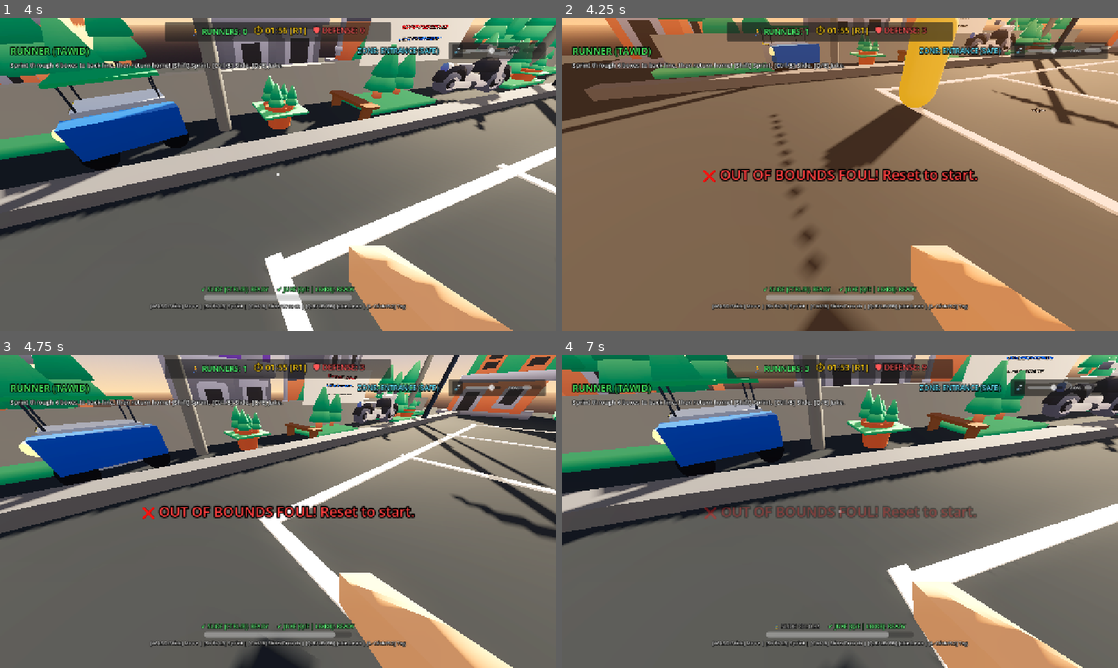
Above: before the commit, frames 1-4 (two rows, left to right).
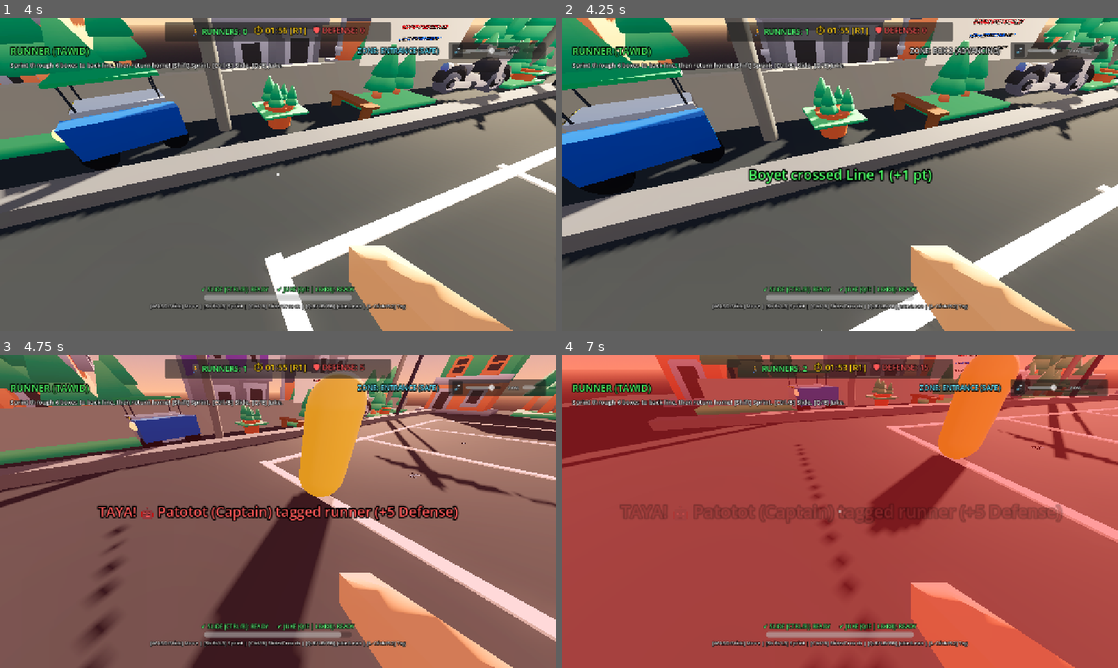
Above: after the commit, the same moments.

Repository: ExodusNeo/Patintero
Game: Godot game, scene res://src/ui/menu/main_menu.tscn
Same seed, same stepped clock (60 frames per second), same inputs: the game is played once before the commit and once after it.
Inputs (mouse positions are in pixels of both pictures, inside the frame that each line leads up to):
- Up to frame 1 (4 s): click "▶ Solo Test Mode (Instant Wal…" at 0.5 s; click "🔊" at 1.25 s; click "🔇" at 2 s; move the mouse to (305, 174) at 2.77 s; press the mouse at (305, 174) at 2.78 s; hold W (move_forward) from 2.78 s (still down); tap Space (jump) at 3.02, 3.77 s; move the mouse to (250, 174) at 3.52 s; release the mouse at (250, 174) at 3.53 s; tap Ctrl (crouch) at 3.6 s; click (250, 174) at 3.8 s
- Up to frame 2 (4.25 s): keep holding W (move_forward)
- Up to frame 3 (4.75 s): keep holding W (move_forward); move the mouse to (289, 505) at 4.27 s; hold Shift (sprint) from 4.28 s (still down); click (289, 505) at 4.55 s
- Up to frame 4 (7 s): keep holding W (move_forward); move the mouse to (834, 517) at 5.02 s; release Shift (sprint) at 5.03 s; click (834, 517) at 5.1 s; tap Space (jump) at 5.27, 6.02, 6.77 s; move the mouse to (878, 514) at 5.77 s; hold F (tag_key) 5.78-6.53 s; click (878, 514) at 6.05 s; move the mouse to (795, 508) at 6.52 s; tap C at 6.6 s; click (795, 508) at 6.8 s

Frame 1 is identical in both runs. In frame 2, 85% of the frame differs, in the area x 0-100%, y 0-100%; in frame 3, 80%; in frame 4, 97%.

Commit message:
fix(gameplay): enable guard mutual collision and rebalance out-of-bounds to keep runner in box without start reset

Diff:
--- a/src/arena/court/court.gd
+++ b/src/arena/court/court.gd
@@ -94,10 +94,16 @@
 		if child is CharacterBody3D and _is_runner(child):
 			var z_pos: float = child.global_position.z
 			var x_pos: float = child.global_position.x
-			# If runner is between entrance and back line, they must stay inside court boundary (|X| <= 5.5m)
+			# Inside the court boxes (Z from -0.2 to 15.2):
+			# Runner can play all the way to the chalk lines (|X| <= 5.4m).
+			# Touching the edge simply stops them at the boundary — zero progress loss, zero reset to start!
 			if z_pos >= -0.2 and z_pos <= 15.2:
-				if abs(x_pos) > 5.55:
-					_handle_out_of_bounds(child)
+				if abs(x_pos) > 5.4:
+					child.global_position.x = clamp(child.global_position.x, -5.35, 5.35)
+					child.velocity.x = 0.0
+			elif abs(x_pos) > 7.0:
+				child.global_position.x = clamp(child.global_position.x, -6.8, 6.8)
+				child.velocity.x = 0.0
 
 func _on_back_zone_entered(body: Node3D) -> void:
 	if not _is_runner(body):
@@ -138,26 +144,9 @@
 func _on_out_of_bounds_entered(body: Node3D) -> void:
 	if not _is_runner(body):
 		return
-	_handle_out_of_bounds(body)
-
-func _handle_out_of_bounds(body: Node3D) -> void:
-	var pid := _get_runner_id(body)
-	var p_name := _get_runner_name(body)
-
-	# Reset progress for this attempt
-	runner_progress[pid] = {
-		"outbound_tier": 0,
-		"inbound_tier": 0,
-		"has_reached_back": false
-	}
-
-	# Penalize runner by resetting position to staging area
-	if body.has_method("on_tagged"):
-		body.on_tagged()
-
-	out_of_bounds_triggered.emit(pid)
-	NetworkManager.trigger_foul(pid, "%s Stepped Out of Bounds!" % p_name)
-	GameManager.show_combat_banner("❌ OUT OF BOUNDS FOUL! Reset to start.", Color(1.0, 0.25, 0.25))
+	# Softly reposition to the sideline of the current box — progress is preserved!
+	body.global_position.x = clamp(body.global_position.x, -5.35, 5.35)
+	body.velocity.x = 0.0
 
 func _on_player_tagged_reset(_runner_name: String, _tagger: String) -> void:
 	# Reset progress for the tagged runner
--- a/src/arena/world/world.gd
+++ b/src/arena/world/world.gd
@@ -35,13 +35,9 @@
 				if child.has_method("on_tagged"):
 					child.on_tagged()
 
-func _on_player_foul(runner_name: String, _reason: String) -> void:
-	for child in players_container.get_children():
-		if child is CharacterBody3D and "role" in child and child.role == NetworkManager.Role.RUNNER:
-			var c_name: String = child.player_name if "player_name" in child else child.bot_name if "bot_name" in child else ""
-			if c_name == runner_name or runner_name.contains(c_name) or c_name.contains(runner_name):
-				if child.has_method("on_tagged"):
-					child.on_tagged()
+func _on_player_foul(_runner_name: String, _reason: String) -> void:
+	# Fouls award points to defense, but do NOT teleport runner back to start
+	pass
 
 func _get_initial_role_position(r: NetworkManager.Role) -> Vector3:
 	match r:
--- a/src/entities/bot/bot_player.gd
+++ b/src/entities/bot/bot_player.gd
@@ -70,8 +70,8 @@
 	if peer_id == 0:
 		peer_id = get_instance_id()
 	player_name = "🤖 %s" % bot_name
-	collision_layer = 2 # Player layer
-	collision_mask = 1 # Collide with World/Ground (1)
+	collision_layer = 2 # Player/Guard layer
+	collision_mask = 3 # Collide with World/Ground (1) and other Players/Guards (2)
 	name_label.text = "%s\n[%s]" % [player_name, NetworkManager.get_role_name(role)]
 	_apply_role_appearance()
 	_spawn_at_role_position()
--- a/src/entities/player/player_controller.gd
+++ b/src/entities/player/player_controller.gd
@@ -80,8 +80,8 @@
 	floor_snap_length = 0.2
 	floor_constant_speed = true
 	floor_stop_on_slope = true
-	collision_layer = 2 # Player layer
-	collision_mask = 1 # Collide with World/Ground (1)
+	collision_layer = 2 # Player/Guard layer
+	collision_mask = 3 # Collide with World/Ground (1) and other Players/Guards (2)
 
 	if name.is_valid_int():
 		peer_id = name.to_int()
